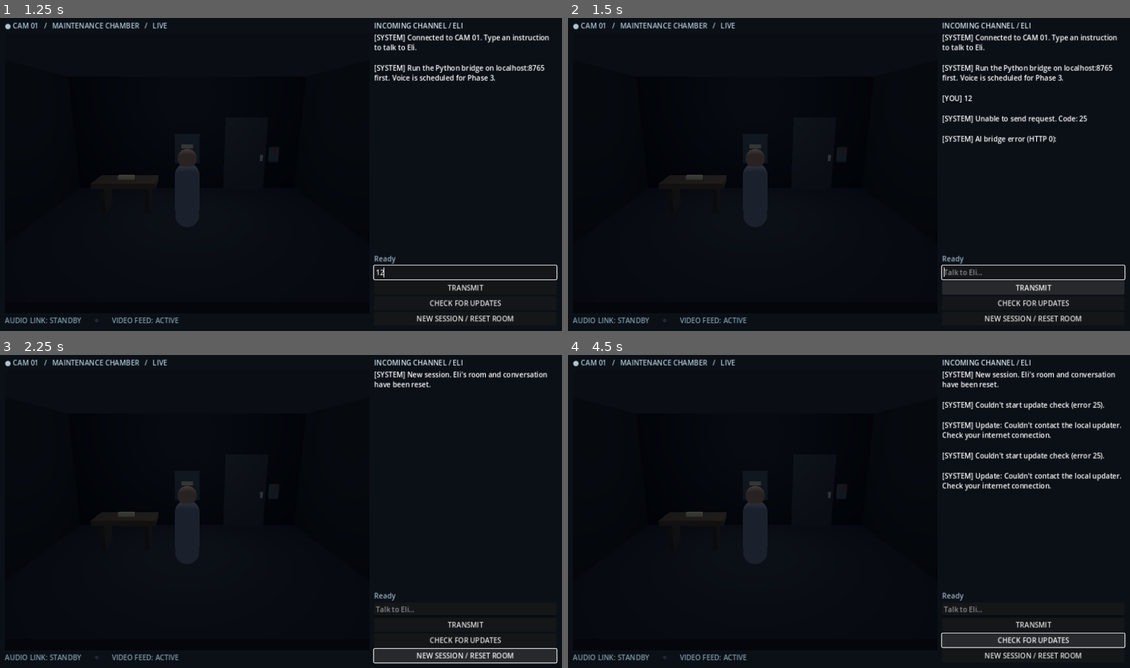
Above: before the commit, frames 1-4 (two rows, left to right).
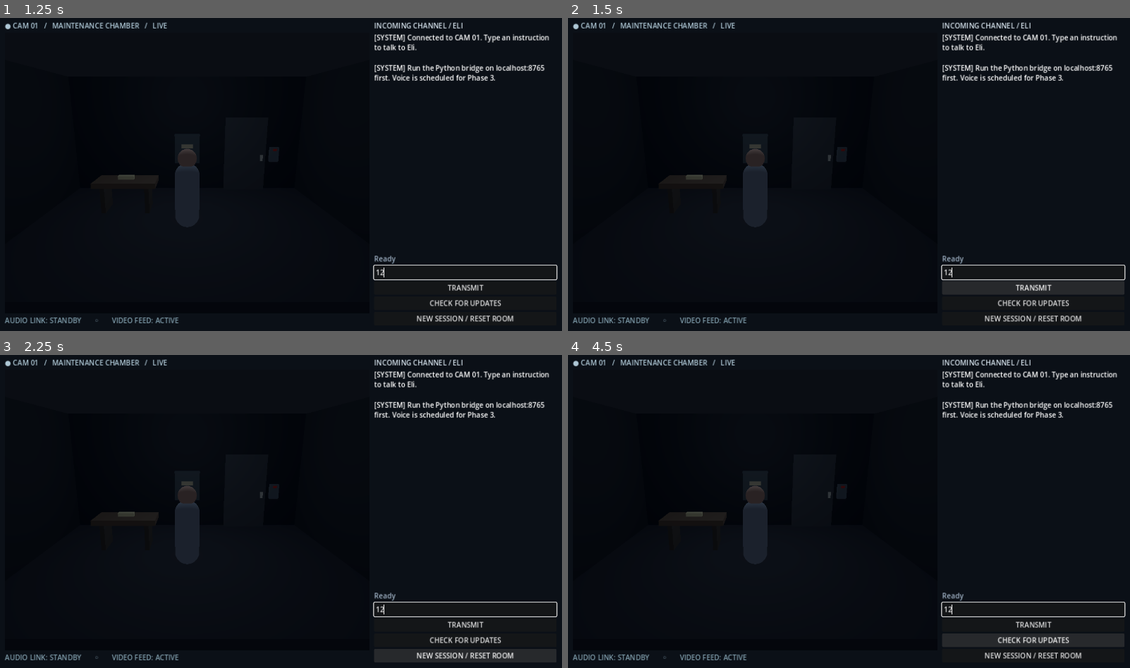
Above: after the commit, the same moments.

Repository: maloysius-wq/the-last-connection
Game: Godot game, scene res://scenes/Main.tscn
The game is run twice, just before and just after one commit, with the same random seed, the same clock (stepped at 60 frames per second) and the same inputs.
Inputs (mouse positions are in pixels of both pictures, inside the frame that each line leads up to):
- Up to frame 1 (1.25 s): click (466, 271) at 0.52 s; type "12" at 0.6 s
- Up to frame 2 (1.5 s): click "TRANSMIT" at 1.25 s
- Up to frame 3 (2.25 s): click "NEW SESSION / RESET ROOM" at 2 s
- Up to frame 4 (4.5 s): click "CHECK FOR UPDATES" at 2.75 s; click "TRANSMIT" at 3.5 s; click "CHECK FOR UPDATES" at 4.25 s

Frame 1 is identical in both runs. In frame 2, 0.7% of the frame differs, in the area x 66-93%, y 24-83%; in frame 3, 1.8%; in frame 4, 3.3%, in the area x 66-100%, y 5-94%.

Commit message:
Fix pin-pad movement and persist terminal typing focus
* Recognize pin pad and red indicator aliases, treat take a look as inspection not pickup

* Recognize code-entry phrasing for pin pad as well as keypad

* Keep chat input editable during inference and automatically restore keyboard focus

* Reproduce exact pin-pad screenshot and test inspect-versus-pickup/movement parsing

* Reclaim terminal text focus after clicks and window switching while respecting update modal

* Restore chat focus when GitHub update confirmation is dismissed

* Block unverified in-progress walking claims during conversational replies

* Smoke-test keypad physical inspection and chat typing/focus behavior in Godot

* Prevent conversational Eli from claiming keypad movement the engine never started

* Treat Have a look at as an imperative while preserving Have you questions

* Isolate real Godot room smoke from terminal HTTP bridge callbacks

* Document pin-pad movement and always-ready chat input in README.md

* Document pin-pad movement and always-ready chat input in DEVELOPMENT_HANDOFF.md

Diff:
--- a/godot/scripts/main.gd
+++ b/godot/scripts/main.gd
@@ -44,11 +44,12 @@
     update_dialog = ConfirmationDialog.new()
     update_dialog.title = "Update The Last Connection?"
     update_dialog.confirmed.connect(_install_update)
+    update_dialog.canceled.connect(_on_update_dialog_dismissed)
     add_child(update_dialog)
     world.action_finished.connect(_on_world_action_finished)
     _message("SYSTEM", "Connected to CAM 01. Type an instruction to talk to Eli.")
     _message("SYSTEM", "Run the Python bridge on localhost:8765 first. Voice is scheduled for Phase 3.")
-    input.grab_focus()
+    call_deferred("_restore_input_focus")
 
 func _build_ui() -> void:
     var background := ColorRect.new()
@@ -113,6 +114,7 @@
     input = LineEdit.new()
     input.placeholder_text = "Talk to Eli..."
     input.text_submitted.connect(_submit)
+    input.focus_exited.connect(_on_input_focus_exited)
     right.add_child(input)
     send_button = Button.new()
     send_button.text = "TRANSMIT"
@@ -132,6 +134,9 @@
 
 func _send_pressed() -> void:
     _submit(input.text)
+    # Buttons take keyboard focus on a mouse click. Return it after the click
+    # completes, not synchronously while the mouse is still held down.
+    call_deferred("_restore_input_focus")
 
 func _submit(message: String) -> void:
     var trimmed := message.strip_edges()
@@ -144,12 +149,14 @@
     _message("YOU", trimmed)
     var body := {"session_id": session_id, "player_text": trimmed, "world": world.snapshot()}
     _request("/api/decide", body, "decide")
+    call_deferred("_restore_input_focus")
 
 func _request(path: String, body: Dictionary, stage: String) -> void:
     request_stage = stage
     status.text = "Eli is thinking..." if stage == "decide" else "Saving the observation..."
     send_button.disabled = true
-    input.editable = false
+    # Keep the editor usable while the AI responds. The player can compose
+    # the next message, but _submit refuses to transmit until Eli is ready.
     var code := http.request(BRIDGE_URL + path,
         PackedStringArray(["Content-Type: application/json"]),
         HTTPClient.METHOD_POST, JSON.stringify(body))
@@ -193,8 +200,30 @@
     request_stage = "idle"
     status.text = "Ready"
     send_button.disabled = false
-    input.editable = true
+    call_deferred("_restore_input_focus")
+
+
+func _on_input_focus_exited() -> void:
+    # The chat is the only primary text editor in this terminal. A click on
+    # TRANSMIT, the camera feed or empty interface must not strand typing focus.
+    # Defer until the mouse event completes, leaving modal dialogs alone.
+    call_deferred("_restore_input_focus")
+
+
+func _notification(what: int) -> void:
+    if what == NOTIFICATION_WM_WINDOW_FOCUS_IN:
+        call_deferred("_restore_input_focus")
+
+
+func _restore_input_focus() -> void:
+    if not is_instance_valid(input) or not input.is_inside_tree():
+        return
+    # Update confirmations intentionally own focus while they're open.
+    if is_instance_valid(update_dialog) and update_dialog.visible:
+        return
     input.grab_focus()
+    input.caret_column = input.text.length()
+
 
 func _check_for_updates() -> void:
     if not update_stage.is_empty():
@@ -206,6 +235,10 @@
     if result != OK:
         _message("SYSTEM", "Couldn't start update check (error " + str(result) + ").")
         _update_idle()
+
+
+func _on_update_dialog_dismissed() -> void:
+    call_deferred("_restore_input_focus")
 
 
 func _install_update() -> void:
@@ -263,6 +296,7 @@
     update_stage = ""
     update_button.disabled = false
     update_button.text = "CHECK FOR UPDATES"
+    call_deferred("_restore_input_focus")
 
 
 func _new_game() -> void:
@@ -273,6 +307,7 @@
     log_view.clear()
     _save()
     _message("SYSTEM", "New session. Eli's room and conversation have been reset.")
+    call_deferred("_restore_input_focus")
 
 func _load_save() -> void:
     var cfg := ConfigFile.new()
--- a/godot/tests/smoke_test.gd
+++ b/godot/tests/smoke_test.gd
@@ -25,6 +25,31 @@
     if world == null:
         quit(1)
         return
+    # The world smoke test drives actions directly. Disconnect the real
+    # terminal's bridge callback so it does not attempt localhost POSTs
+    # without a server and interfere with the input-focus test.
+    var bridge_callback := Callable(app, "_on_world_action_finished")
+    if world.action_finished.is_connected(bridge_callback):
+        world.action_finished.disconnect(bridge_callback)
+    var entry: LineEdit = app.get("input")
+    _expect(entry != null, "Terminal chat field exists")
+    if entry != null:
+        # Check editor focus without an AI bridge and verify that drafting is
+        # possible while a previous request is still pending.
+        entry.release_focus()
+        app.call("_send_pressed")
+        await process_frame
+        _expect(entry.has_focus(), "Clicking TRANSMIT returns focus to chat")
+        var payload := {"session_id": "smoke", "player_text": "Check", "world": world.snapshot()}
+        app.call("_request", "/api/decide", payload, "decide")
+        _expect(entry.editable, "Chat stays editable while Eli thinks")
+        entry.text = "next instruction"
+        app.get("http").cancel_request()
+        app.call("_idle")
+        await process_frame
+        _expect(entry.has_focus(), "Chat regains focus after request is done")
+        _expect(entry.text == "next instruction", "Draft survives between interactions")
+        entry.clear()
     _expect(not world.snapshot()["inventory"].has("flashlight"), "Flashlight begins on desk")
     world.perform_action("move_to", "breaker_box")
     var moved: Array = await world.action_finished
@@ -49,6 +74,18 @@
     moved = await world.action_finished
     _expect(world.snapshot().get("actor_at") == "keypad",
         "A second destination changes actual position")
+    world.reset_state()
+    # The user can request "go to the pin pad and take a look": a single
+    # inspect action must actually WALK to the keypad, then examine its red
+    # indicator. It must not just say that Eli is walking.
+    world.perform_action("inspect", "keypad")
+    moved = await world.action_finished
+    _expect(moved[2] == true and "glows red" in str(moved[3]),
+        "Keypad inspection reports the real red indicator")
+    _expect(world.snapshot().get("actor_at") == "keypad",
+        "Inspect physically walks Eli from desk to keypad")
+    _expect(world.actor.position.distance_to(world.object_positions["keypad"]) < 0.12,
+        "Eli stands by keypad after inspecting it")
     world.reset_state()
     # Turning on an uncollected flashlight must physically pick it up first.
     world.perform_action("use", "flashlight", "on")
Not shown, changed: DEVELOPMENT_HANDOFF.md
